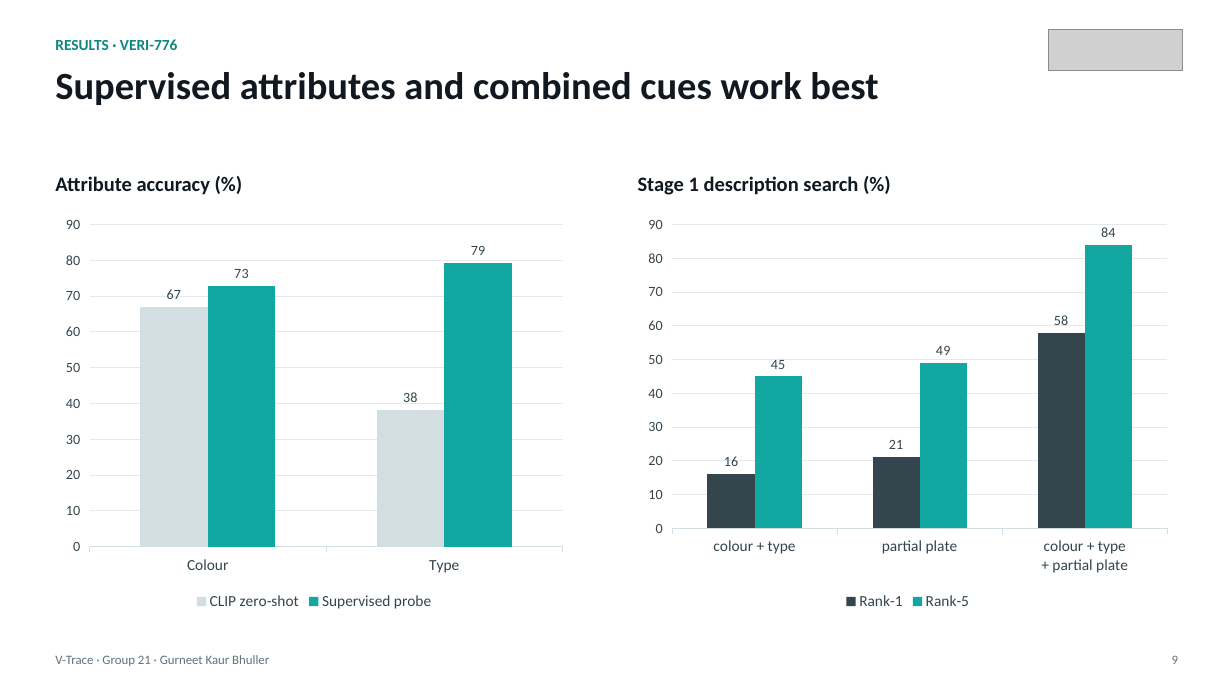
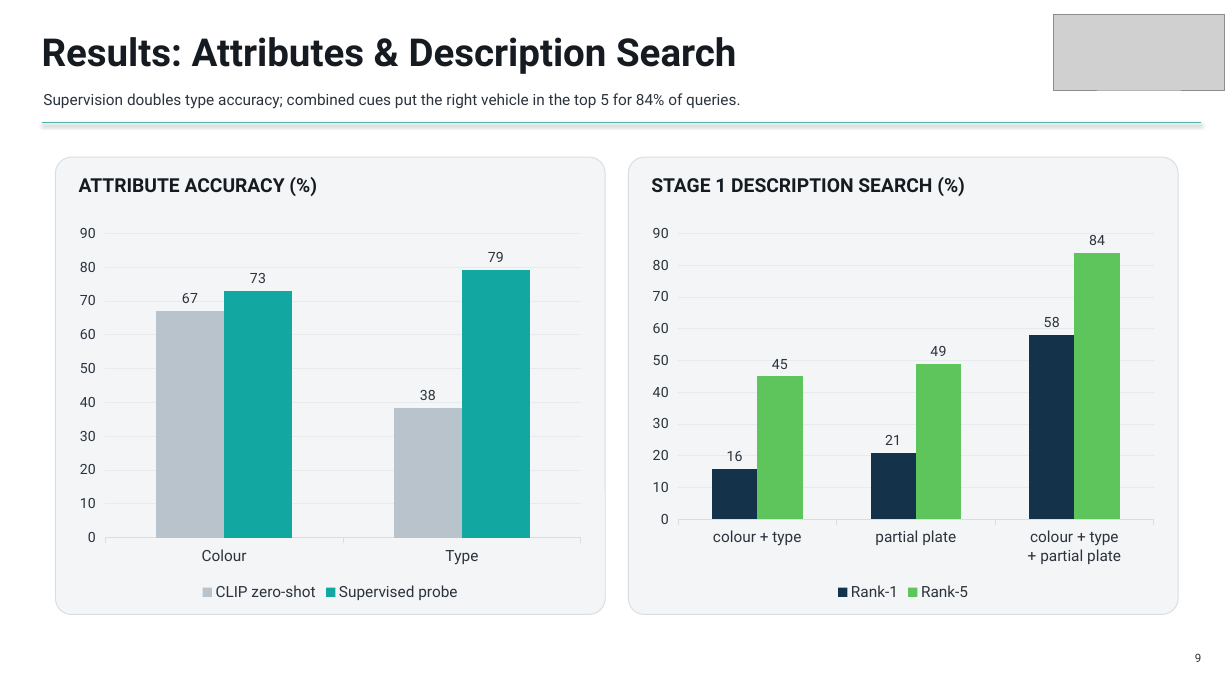
Before and after one commit to GurneetKB/V-Trace, a slide deck: slide 9 of deliverables/V-Trace_Final_Presentation.pptx. Drawn at 1232x693 pixels with LibreOffice and Linux fonts; fonts in the diff are those of the drawing; grey boxes stand for pictures. Boxes give left, top, right and bottom in pixels: in the first picture for what was removed or moved away, otherwise in the second. Text is boxed around its words. In the diff, an @@ line names an element or a change of style, - is before the commit and + after.

```diff
--- a/deliverables/V-Trace_Final_Presentation.pptx
+++ b/deliverables/V-Trace_Final_Presentation.pptx
@@ picture added at box(1054, 15, 1225, 90) @@
@@ text at box(42, 37, 736, 74): text changed; size 12 to 30 pt; font Calibri to Roboto; text colour #0E8782 to #161B22 @@
-RESULTS · VERI-776
+Results: Attributes & Description Search
@@ picture removed at box(1049, 30, 1183, 70) @@
@@ text at box(43, 93, 740, 109): text changed; size 30 to 12 pt; font Calibri to Roboto; text colour #111820 to #2B333C; bold off @@
-Supervised attributes and combined cues work best
+Supervision doubles type accuracy; combined cues put the right vehicle in the top 5 for 84% of queries.
@@ line added from (42, 123) to (1202, 123), #4FB3AE 0.75 pt @@
@@ rounded rectangle added at box(55, 157, 605, 615), fill #F3F5F7, outline #D6DEE6 0.75 pt @@
@@ text at box(79, 178, 285, 192): text changed; size 16 to 15 pt; font Calibri to Roboto; text colour #111820 to #161B22 @@
-Attribute accuracy (%)
+ATTRIBUTE ACCURACY (%)
@@ rounded rectangle added at box(628, 157, 1178, 615), fill #F3F5F7, outline #D6DEE6 0.75 pt @@
@@ text at box(651, 178, 932, 192): text changed; size 16 to 15 pt; font Calibri to Roboto; text colour #111820 to #161B22 @@
-Stage 1 description search (%)
+STAGE 1 DESCRIPTION SEARCH (%)
@@ column chart at box(69, 217, 592, 605) @@
@@ colour of CLIP zero-shot #D3DEE2 to #B9C3CC @@
@@ data labels of CLIP zero-shot changed @@
@@ data labels of Supervised probe changed @@
@@ category axis changed @@
@@ value axis changed @@
@@ lettering changed @@
@@ column chart: place and size @@
-column chart at box(55, 208, 573, 615)
+column chart at box(69, 217, 592, 605)
@@ column chart at box(642, 217, 1165, 605) @@
@@ colour of Rank-1 #34454D to #15324B @@
@@ data labels of Rank-1 changed @@
@@ colour of Rank-5 #12A7A1 to #5DC55B @@
@@ data labels of Rank-5 changed @@
@@ category axis changed @@
@@ value axis changed @@
@@ lettering changed @@
@@ column chart: place and size @@
-column chart at box(638, 208, 1178, 615)
+column chart at box(642, 217, 1165, 605)
@@ text removed at box(55, 655, 269, 666) @@
-V-Trace · Group 21 · Gurneet Kaur Bhuller
@@ text "9": place and size @@
-text "9" at box(1172, 656, 1178, 664)
+text "9" at box(1195, 653, 1202, 662)
@@ text "9" at box(1195, 653, 1202, 662): size 10 to 9 pt, font Calibri to Roboto, text colour #60727C to #2B333C @@
```
Also in this commit, not shown: 12 other slides changed, 4 slides added, 4 slides removed, 30 other files.
